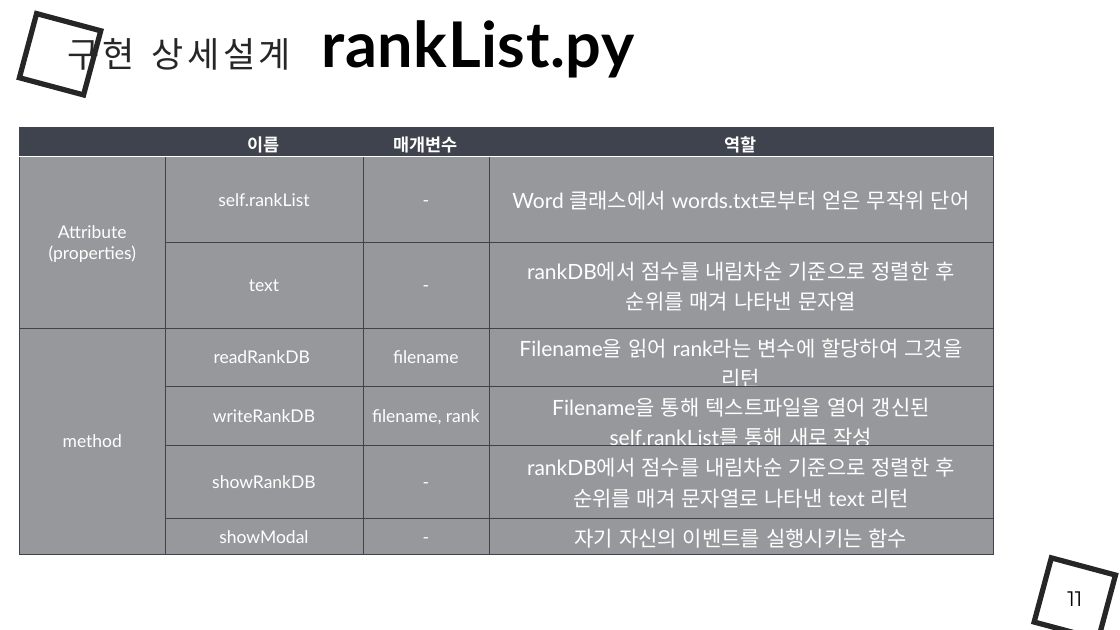
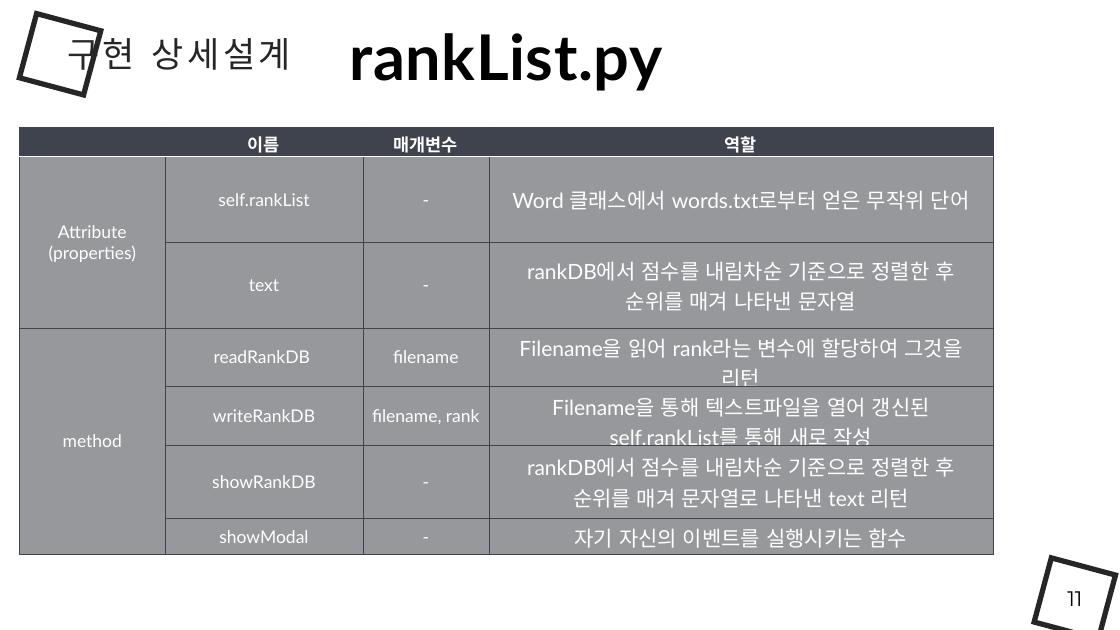
Before and after one commit to sksmsfbrjs/AD_Project, a slide deck: slide 11 of AD Project 산출물.pptx. Drawn at 1120x630 pixels with LibreOffice and Linux fonts; fonts in the diff are those of the drawing. Boxes give left, top, right and bottom in pixels: in the first picture for what was removed or moved away, otherwise in the second. Text is boxed around its words. In the diff, an @@ line names an element or a change of style, - is before the commit and + after.

```diff
--- a/AD Project 산출물.pptx
+++ b/AD Project 산출물.pptx
@@ text "rankList.py": place and size @@
-text "rankList.py" at box(322, 20, 635, 78)
+text "rankList.py" at box(350, 33, 663, 91)
```
Also in this commit, not shown: 3 other slides changed.
